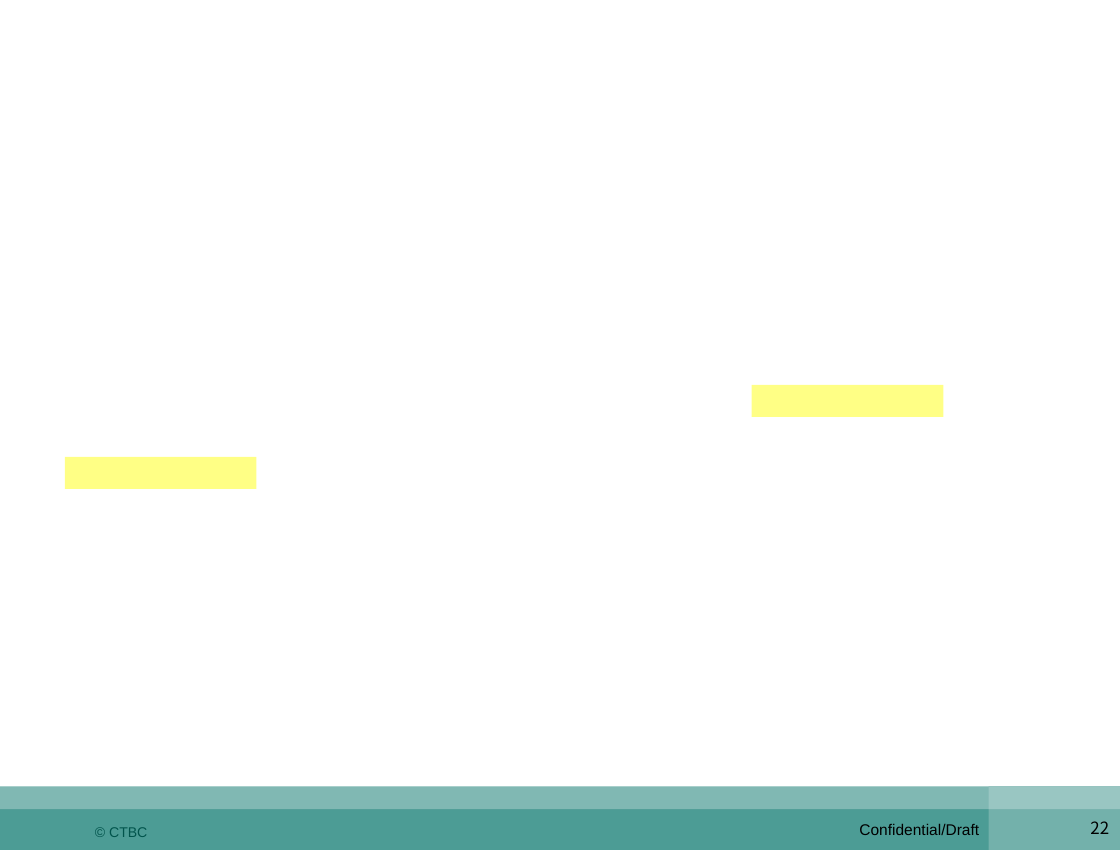
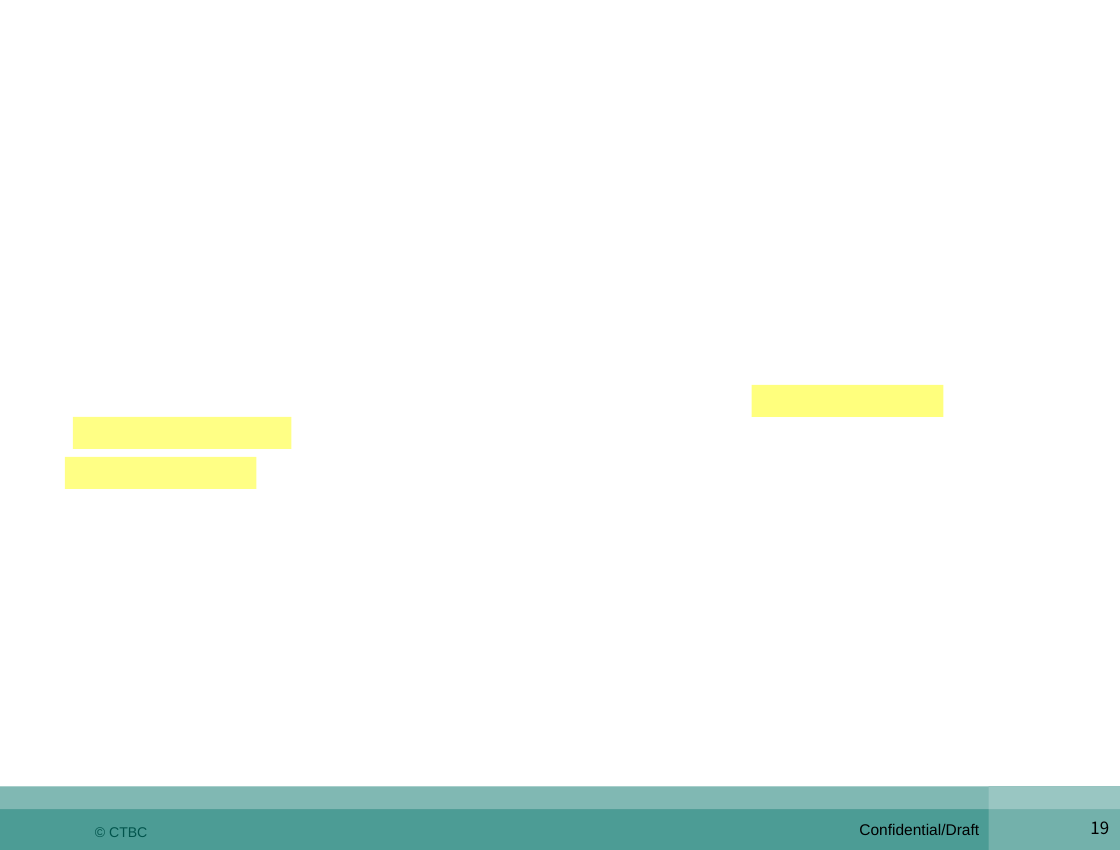
Before and after one commit to shaven105/duh, a slide deck: slide 19 of DevOps期末報告陸冠綸z00045984.pptx (slide 22 before the commit). Drawn at 1120x850 pixels with LibreOffice and Linux fonts; fonts in the diff are those of the drawing; background and template pictures are left out. Boxes give left, top, right and bottom in pixels: in the first picture for what was removed or moved away, otherwise in the second. Text is boxed around its words. In the diff, an @@ line names an element or a change of style, - is before the commit and + after.

```diff
--- a/DevOps期末報告陸冠綸z00045984.pptx
+++ b/DevOps期末報告陸冠綸z00045984.pptx
@@ rectangle added at [73,417,292,448], fill #FFFF00 at 48% opacity @@
@@ page number at [1090,821,1109,834]: text changed @@
-22
+19
```
Also in this commit, not shown: 8 other slides changed, 9 slides added, 5 slides removed, 3 other files.
